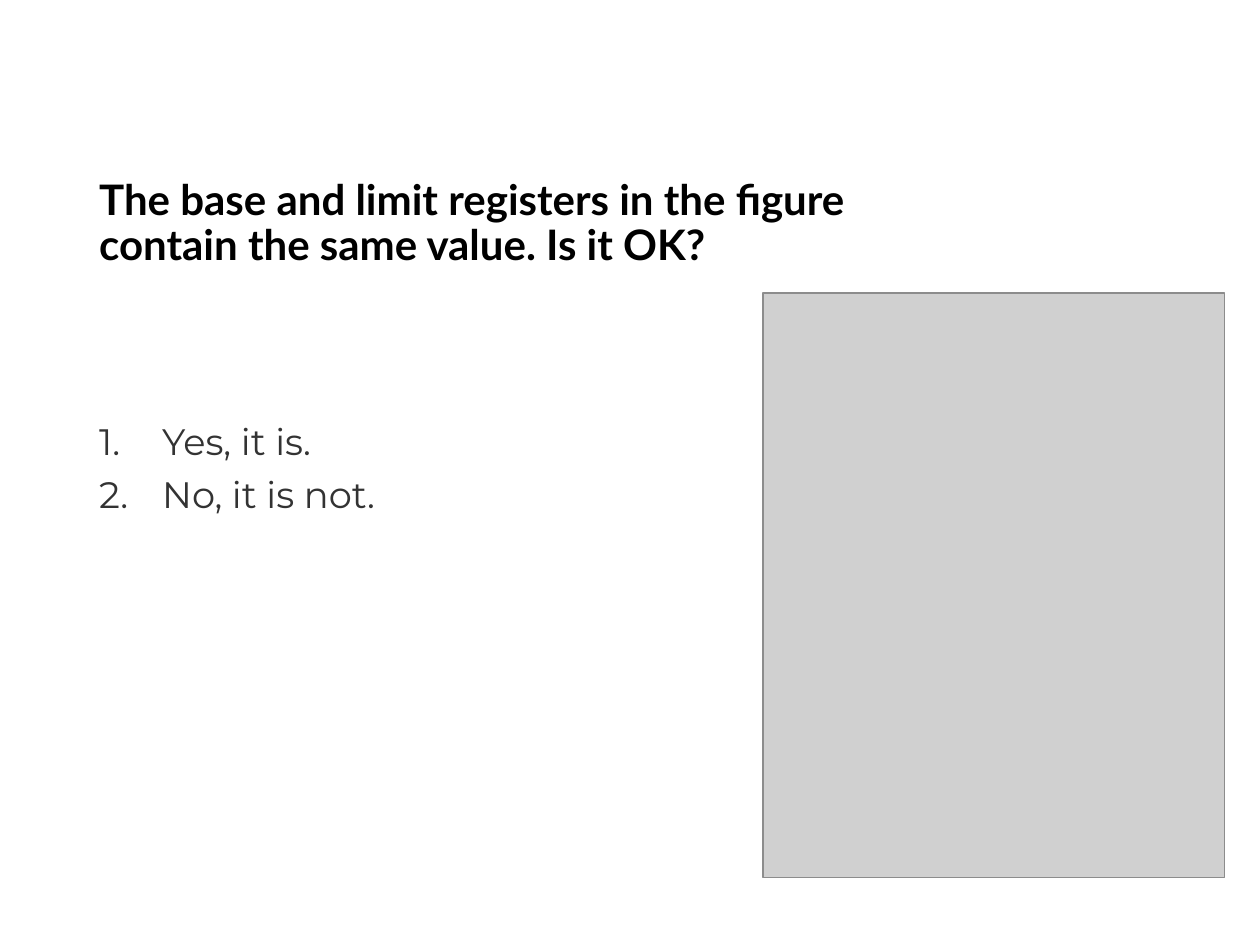
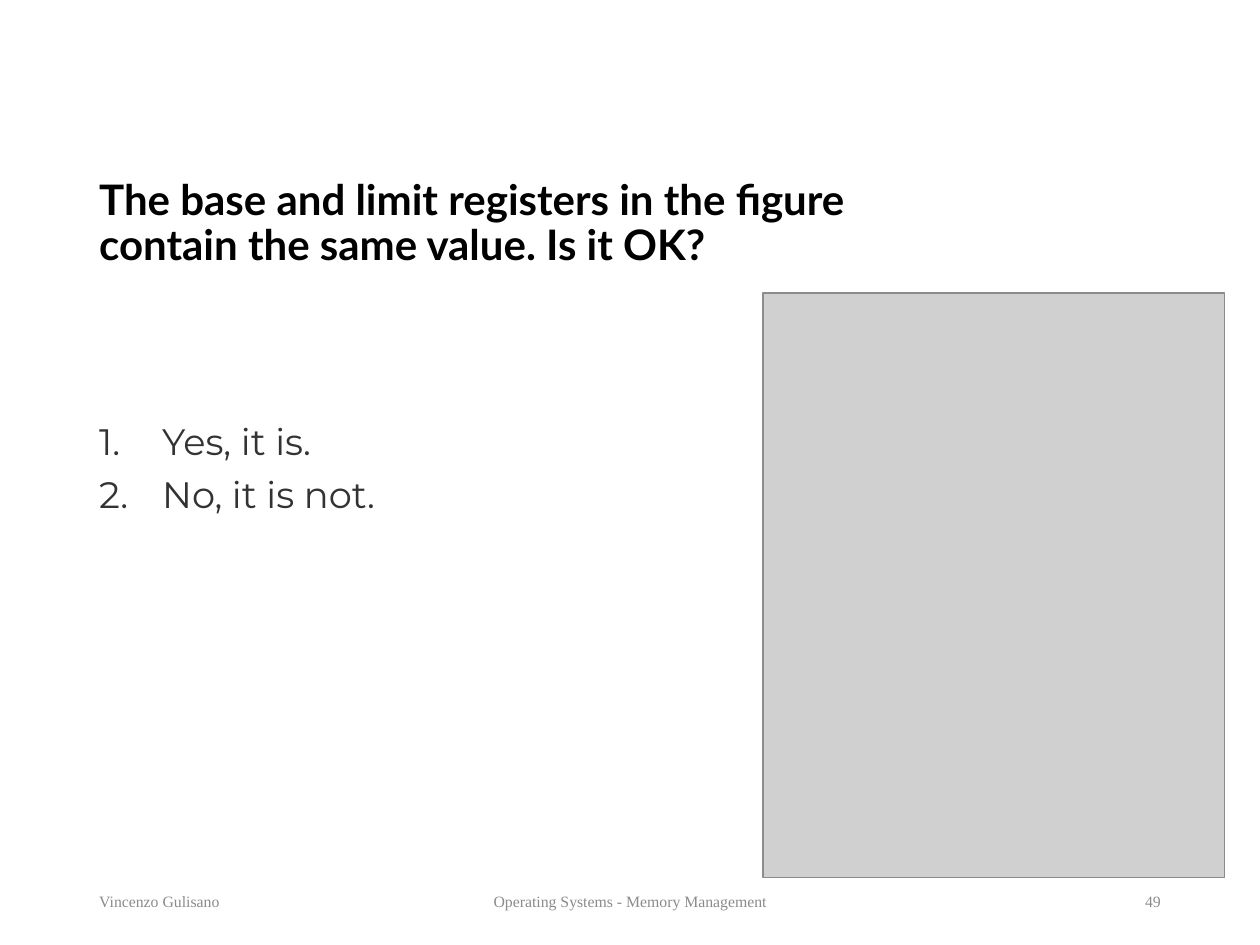
Before and after one commit to vincenzo-gulisano/os_material, a slide deck: slide 49 of slides/memory_management.pptx (slide 18 before the commit). Drawn at 1260x945 pixels with LibreOffice and Linux fonts; fonts in the diff are those of the drawing; grey boxes stand for pictures. Boxes give left, top, right and bottom in pixels: in the first picture for what was removed or moved away, otherwise in the second. Text is boxed around its words. In the diff, an @@ line names an element or a change of style, - is before the commit and + after.

Commit message:
changed logo, moved exercises, updated overview for lecture on memory management

```diff
--- a/slides/memory_management.pptx
+++ b/slides/memory_management.pptx
@@ text added at (99, 896, 220, 907), 9 pt, text #8C8C8C @@
+Vincenzo Gulisano
@@ text added at (494, 896, 766, 910), 9 pt, text #8C8C8C @@
+Operating Systems - Memory Management
@@ page number added at (1145, 896, 1161, 907), 9 pt, text #8C8C8C @@
+49
```
Also in this commit, not shown: 49 other slides changed, 4 slides added, 2 other files.
